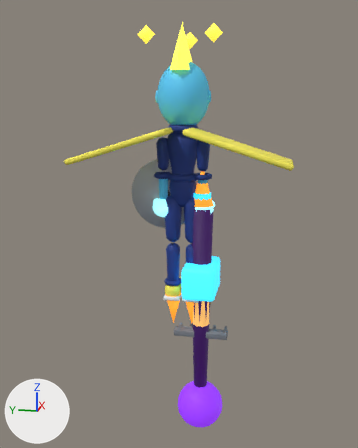
Two versions of the glTF model public/assets/fighters/kai-forma2.glb, one commit apart.
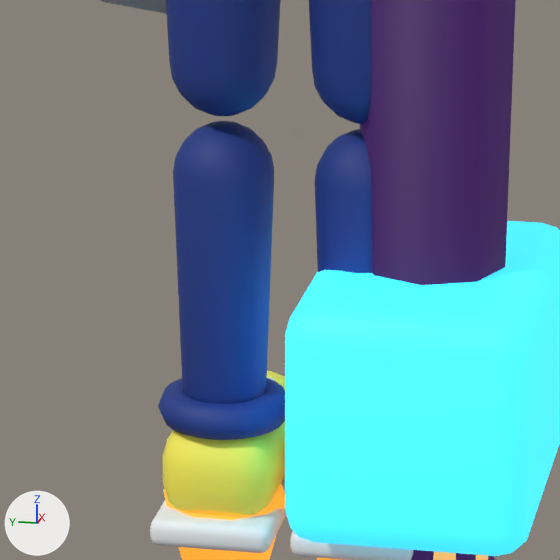
The first picture shows the older version from a 50 mm camera at (-4.26, -0.82, 1.72) aimed at (0.06, 0.05, 0.64). The close-ups show the older and then the newer version on the part from 40% to 61% of the width and 50% to 67% of the height of that picture. Only the edits that show in the close-ups are written down. The axes (+X, +Y, +Z) are drawn at lower left. The lights are the same throughout. Where no turn or scale is listed for an object, it has been applied to the vertices.

In view in the first close-up: 'calf', 'calf.001', 'hammerHead', 'pantsCuff.001', 'prop:jets.001', 'shadowArm', 'shoe.001', 'sole', 'sole.001', 'thigh', 'thigh.001' and 3 more.
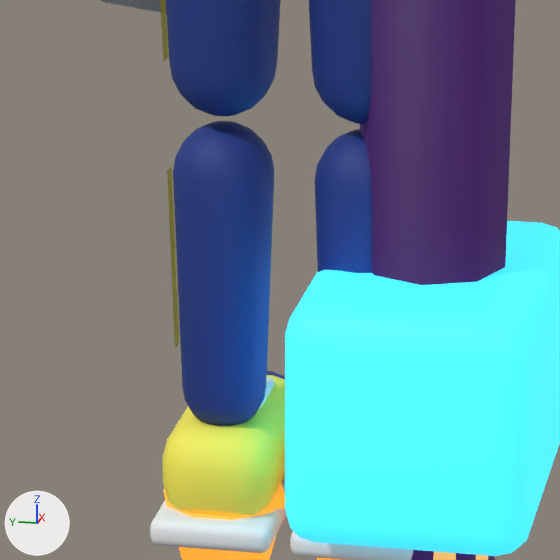
Boxes (x1, y1, x2, y2) around the edits, measured in the close-ups (560 x 560 px):
```json
{"object": "pantsCuff.001", "change": "deleted", "before": [158, 378, 285, 440], "on screen": "blue"}
{"object": "flat:shinStripe.001", "change": "added", "after": [167, 166, 179, 348], "on screen": "yellow"}
{"object": "flat:legStripe.001", "change": "added", "after": [160, 0, 169, 61]}
```

Edits to the scene script, one JSON object a line:
```json
{"op": "add", "block": "me_flat_shinstripe_001", "code": ["me_flat_shinstripe_001 = bpy.data.meshes.new('flat:shinStripe.001')", "me_flat_shinstripe_001.from_pydata([(-0.013, 0.069, -0.055), (0.013, 0.069, -0.055), (-0.013, 0.068, -0.094), (0.013, 0.068, -0.094), (-0.013, 0.066, -0.132), (0.013, 0.066, -0.132), (-0.013, 0.065, -0.171), (0.013, 0.065, -0.171), (-0.013, 0.063, -0.21), (0.013, 0.063, -0.21), (-0.013, 0.062, -0.248), (0.013, 0.062, -0.248), (-0.013, 0.061, -0.287), (0.013, 0.061, -0.287)], [], [(0, 1, 3), (0, 3, 2), (2, 3, 5), (2, 5, 4), (4, 5, 7), (4, 7, 6), (6, 7, 9), (6, 9, 8), (8, 9, 11), (8, 11, 10), (10, 11, 13), (10, 13, 12)])", "me_flat_shinstripe_001.materials.append(mat_cfff35a)  # yellow #fff35a"]}
{"op": "add", "block": "me_flat_legstripe_001", "code": ["me_flat_legstripe_001 = bpy.data.meshes.new('flat:legStripe.001')", "me_flat_legstripe_001.from_pydata([(-0.014, 0.087, -0.085), (0.014, 0.087, -0.085), (-0.014, 0.084, -0.132), (0.014, 0.084, -0.132), (-0.014, 0.082, -0.18), (0.014, 0.082, -0.18), (-0.014, 0.08, -0.227), (0.014, 0.08, -0.227), (-0.014, 0.077, -0.274), (0.014, 0.077, -0.274), (-0.014, 0.075, -0.321), (0.014, 0.075, -0.321), (-0.014, 0.072, -0.369), (0.014, 0.072, -0.369)], [], [(0, 1, 3), (0, 3, 2), (2, 3, 5), (2, 5, 4), (4, 5, 7), (4, 7, 6), (6, 7, 9), (6, 9, 8), (8, 9, 11), (8, 11, 10), (10, 11, 13), (10, 13, 12)])", "me_flat_legstripe_001.materials.append(mat_cfff35a)  # yellow #fff35a"]}
{"op": "remove", "block": "ob_pantscuff_001", "code": ["ob_pantscuff_001 = bpy.data.objects.new('pantsCuff.001', me_pantscuff_001)", "ob_pantscuff_001.location = (0.0, 0.089, 0.11)"]}
{"op": "add", "block": "ob_flat_shinstripe_001", "code": ["ob_flat_shinstripe_001 = bpy.data.objects.new('flat:shinStripe.001', me_flat_shinstripe_001)", "ob_flat_shinstripe_001.location = (0.0, 0.089, 0.472)"]}
{"op": "add", "block": "ob_flat_legstripe_001", "code": ["ob_flat_legstripe_001 = bpy.data.objects.new('flat:legStripe.001', me_flat_legstripe_001)", "ob_flat_legstripe_001.location = (0.0, 0.089, 0.926)"]}
```
